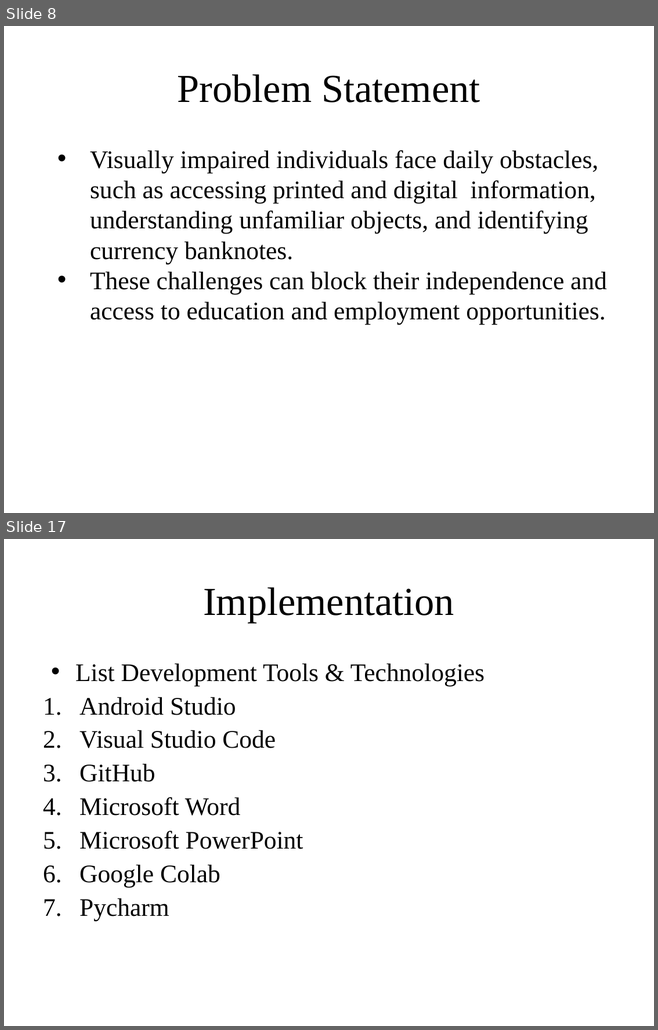
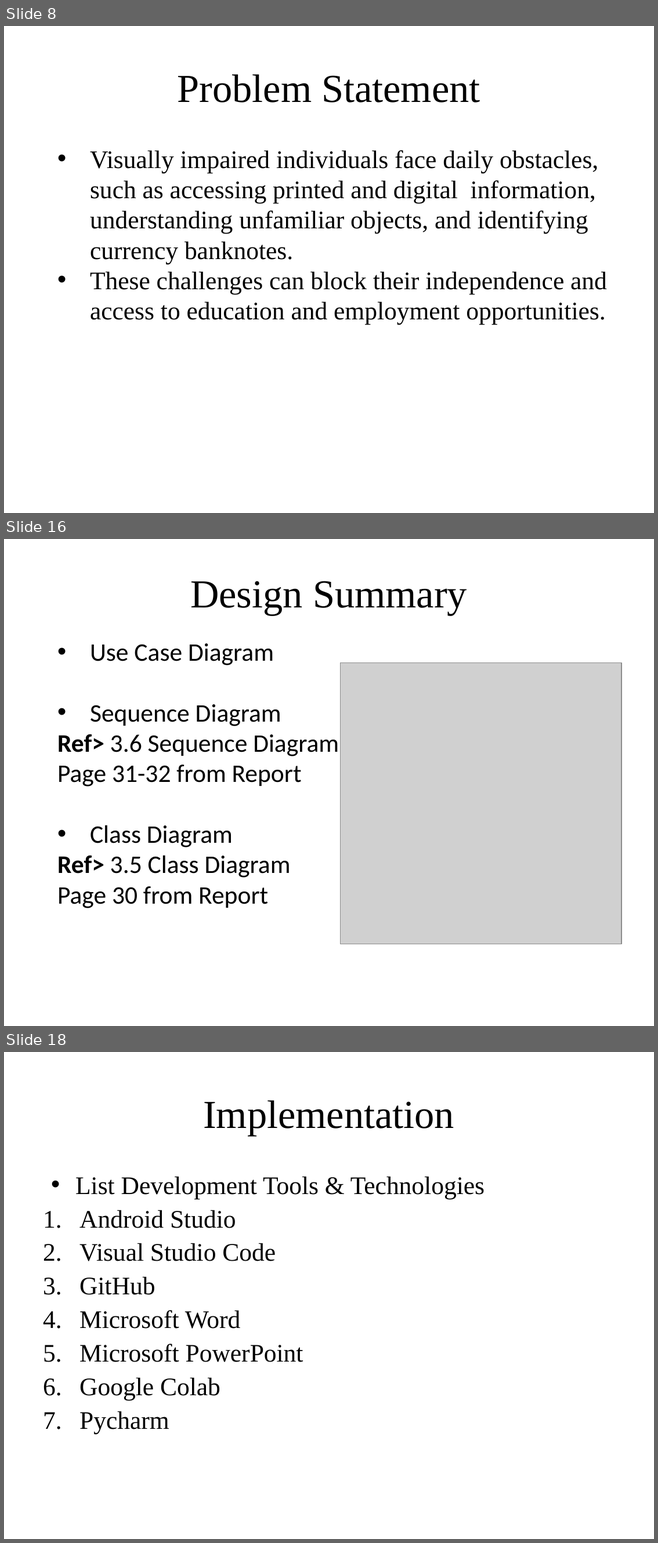
Before and after one commit to usama1123456789/AIEYEGUIDE_FYP1, a slide deck: 07.1 - FYP Presentation_SDP1 (2).pptx. Shown one above the other, each under a label of ours: slides 8 and 17 before the commit, slides 8, 16 and 18 after it; the slides between them are not shown. The pictures are 658x1030 and 658x1543 pixels, drawn with LibreOffice and Linux fonts; fonts in the diff are those of the drawing; grey boxes stand for pictures; background and template pictures are left out. Boxes give left, top, right and bottom in pixels: in the first picture for what was removed or moved away, otherwise in the second. Text is boxed around its words. In the diff, an @@ line names an element or a change of style, - is before the commit and + after.

```diff
--- a/07.1 - FYP Presentation_SDP1 (2).pptx
+++ b/07.1 - FYP Presentation_SDP1 (2).pptx
@@ slide 16 added at bbox=[4, 539, 654, 1026], background picture (left out) @@
@@ title added at bbox=[190, 581, 467, 616], 44 pt, text #000000 @@
+Design Summary
@@ text added at bbox=[57, 643, 339, 908], 28 pt, text #000000 @@
+• Use Case Diagram
+• Sequence Diagram
+Ref> 3.6 Sequence Diagram
+Page 31-32 from Report
+• Class Diagram
+Ref> 3.5 Class Diagram
+Page 30 from Report
@@ picture added at bbox=[340, 663, 621, 944] @@
@@ what was slide 17 is now slide 18 @@
```
Also in this commit, not shown: 4 slides changed, 9 other slides added, 17 slides removed.
